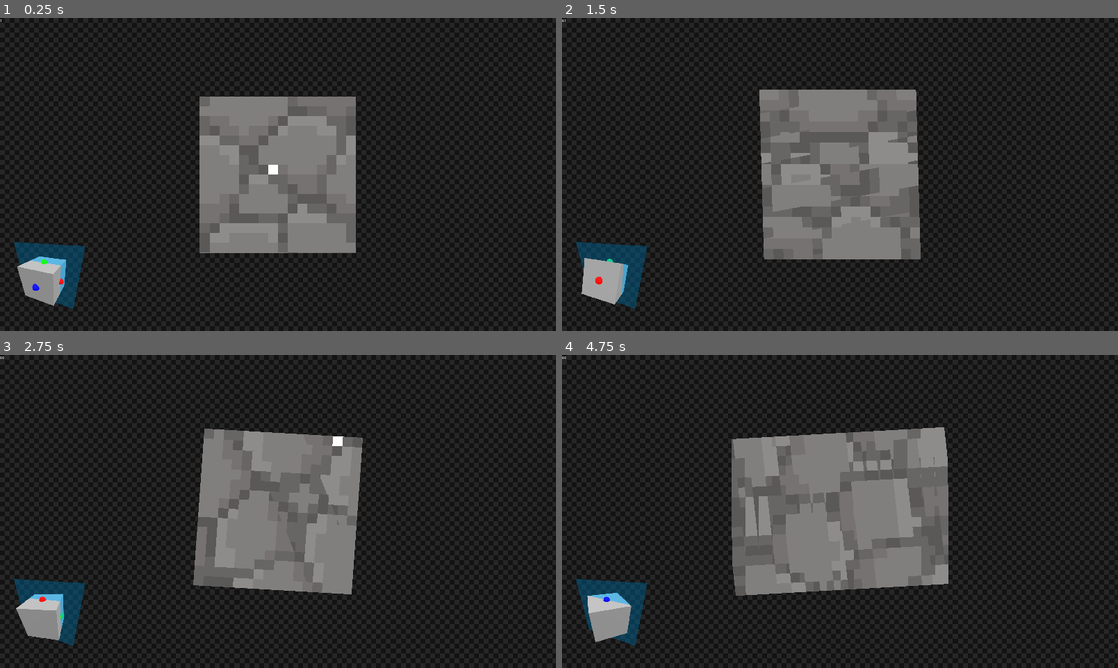
Above: before the commit, frames 1-4 (two rows, left to right).
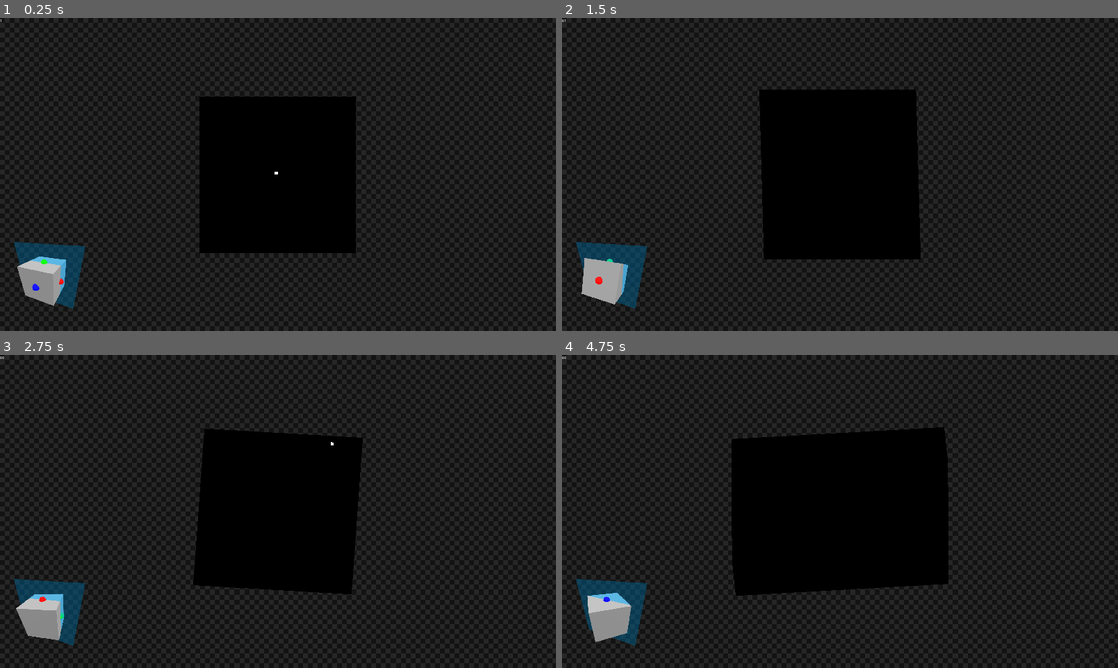
Above: after the commit, the same moments.

Repository: Z53-INCOMING/krita-3d
Game: Godot game, scene res://program.tscn
Same seed, same stepped clock (60 frames per second), same inputs: the game is played once before the commit and once after it.
Inputs (mouse positions are in pixels of both pictures, inside the frame that each line leads up to):
- Up to frame 1 (0.25 s): no input
- Up to frame 2 (1.5 s): tap Enter (export) at 0.5, 1.35 s; move the mouse to (962, 158) at 0.52 s; hold D (rotate right) 0.53-1.28 s; hold Right mouse button (erase) 0.53-1.28 s; move the mouse to (728, 190) at 1.27 s; hold S (rotate down) from 1.28 s (still down)
- Up to frame 3 (2.75 s): move the mouse to (333, 442) at 2.02 s; release S (rotate down) at 2.03 s; press the mouse at (333, 442) at 2.03 s; hold D (rotate right) from 2.03 s (still down)
- Up to frame 4 (4.75 s): move the mouse to (812, 574) at 2.77 s; release D (rotate right) at 2.78 s; release the mouse at (812, 574) at 2.78 s; hold W (rotate up) 2.78-3.53 s; tap Mouse wheel down (scroll_down) at 2.85 s; move the mouse to (1006, 558) at 3.52 s; hold A (rotate left) from 3.53 s (still down); tap Mouse wheel up (scroll_up) at 3.6 s; move the mouse to (673, 464) at 4.27 s; tap Shift (shift) at 4.35 s

The runs differ from the first frame. In frame 1, 14% of the frame differs, in the area x 35-64%, y 25-76%; in frame 2, 15%; in frame 3, 14%; in frame 4, 19%, in the area x 30-70%, y 23-77%.

Commit message:
stuff idk

Diff:
--- a/3d image visualizer.gdshader
+++ b/3d image visualizer.gdshader
@@ -4,7 +4,7 @@
 
 uniform int z_width = 16;
 
-uniform float z_offset : hint_range(0.0, 0.9375) = 0.0;
+uniform float z_offset : hint_range(0.0, 1.0) = 0.0;
 
 uniform mat3 rotation;
 
--- a/program.gd
+++ b/program.gd
@@ -16,8 +16,8 @@
 
 var image: Image
 
-# Max is 128
-var image_size := 64
+# Max is 128, works better with powers of two
+var image_size := 50
 
 var old_integer_mouse_coord: Vector2i
 
@@ -28,7 +28,7 @@
 var point_in_history := 0
 
 func _ready():
-	if true:
+	if false:
 		load_image("res://3DStone.png")
 	else:
 		image = Image.create_empty(image_size, image_size * image_size, false, Image.FORMAT_RGBA8)
@@ -84,7 +84,7 @@
 		z_offset -= 1.0 / float(image_size)
 	if Input.is_action_just_released("scroll_up"):
 		z_offset += 1.0 / float(image_size)
-	z_offset = clampf(z_offset, 0.0, 0.99)
+	z_offset = clampf(z_offset, 0.0, float(image_size - 1) / float(image_size))
 	screen.material.set_shader_parameter("z_offset", z_offset)
 	intersection_plane.position.z = z_offset - 0.5
 
